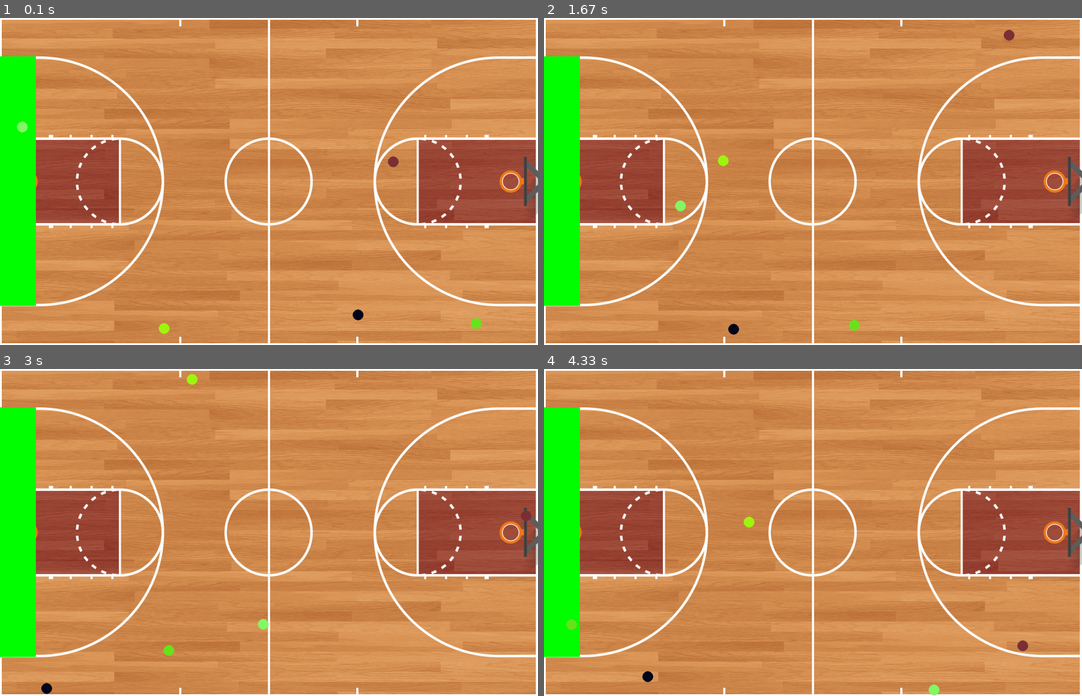
Above: before the commit, frames 1-4 (two rows, left to right).
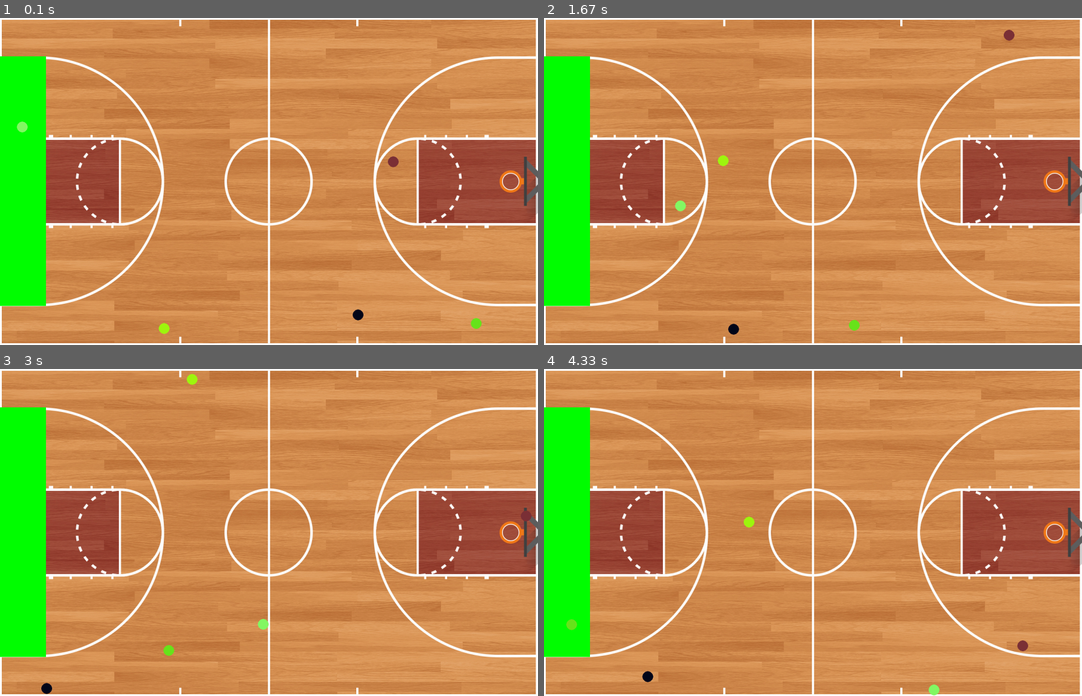
Above: after the commit, the same moments.

Repository: rishibasu/hackathon_bball
Game: pygame game, started from pygame-example.py
Two runs of this game, one before a commit and one after it. Both use one fixed random seed, a clock stepped at 60 frames per second and the inputs below.
Inputs:
- Up to frame 1 (0.1 s): no input
- Up to frame 2 (1.67 s): no input
- Up to frame 3 (3 s): no input
- Up to frame 4 (4.33 s): no input

The runs differ from the first frame. In frame 1, 1.4% of the frame differs, in the area x 6-9%, y 11-89%; in frame 2, 1.4%; in frame 3, 1.4%; in frame 4, 1.4%.

Commit message:
add values

Diff:
--- a/pygame-example.py
+++ b/pygame-example.py
@@ -50,7 +50,7 @@
     screen.blit(background_image, (0, 0))
 
     # Test: draw a rectangle
-    rect_width = 100
+    rect_width = 0.086 * screen_width
     rect_height = 0.764 * screen_height
     rect_x = 0
     rect_y = 0.118 * screen_height
